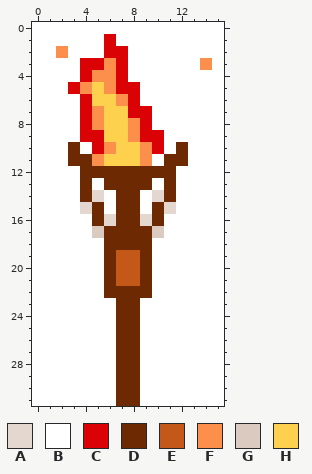
Pixel-art sprite, stored at Project/hoofdversie/Ragnarok/data/torch0001.png. Above is the file before it was changed.
The file is 64x128 pixels, drawn in blocks of 4x4; one block is one cell here.
Palette (. is transparent): A #e4d7cf  B #ffffff  C #da0205  D #6d2901  E #c45818  F #fd8f4d  G #dbcac0  H #fdd14d
The same view after the edit:
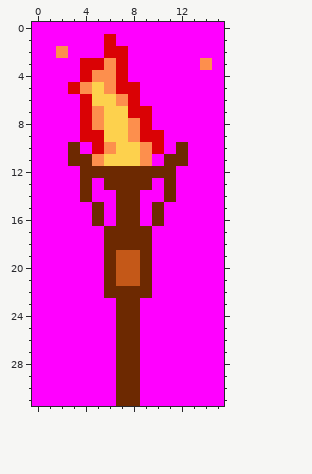
From old to new:
@@ palette @@
-B #ffffff
+B #ff00ff
@@ x 0..15 @@
 13 BBBBDBDDDDBDBBBB
-14 BBBBDABDDBADBBBB
-15 BBBBADBDDBDABBBB
-16 BBBBBDADDADBBBBB
-17 BBBBBGDDDDGBBBBB
+14 BBBBDBBDDBBDBBBB
+15 BBBBBDBDDBDBBBBB
+16 BBBBBDBDDBDBBBBB
+17 BBBBBBDDDDBBBBBB
 18 BBBBBBDDDDBBBBBB
